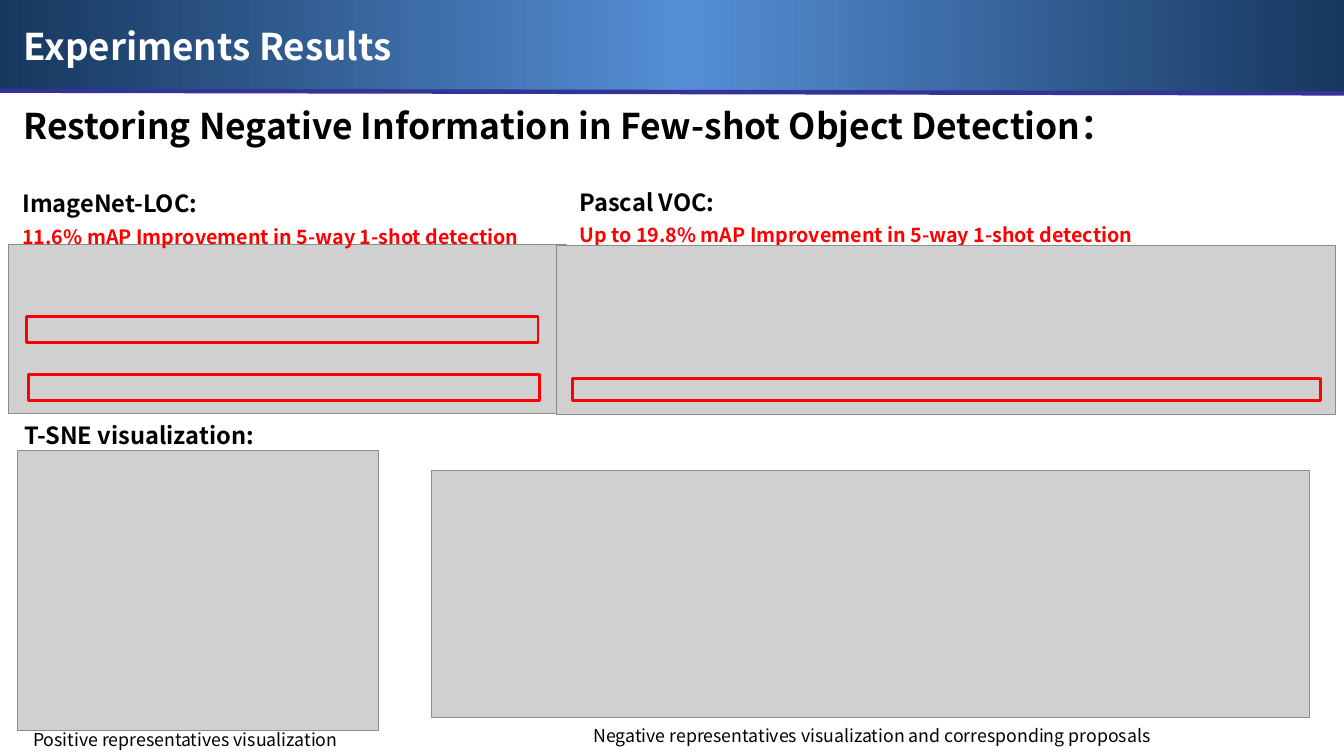
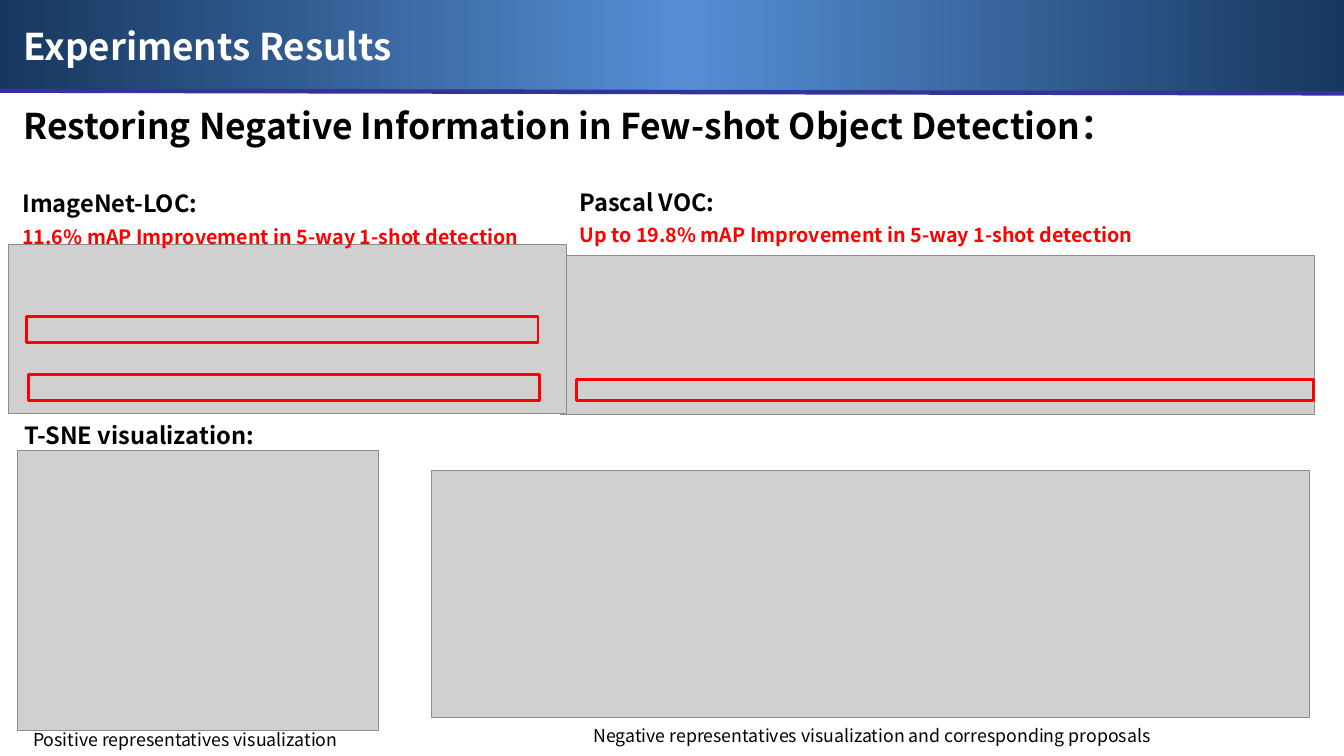
Before and after one commit to yang-yk/NP-RepMet, a slide deck: slide 7 of NP-RepMet.pptx. Drawn at 1344x756 pixels with LibreOffice and Linux fonts; fonts in the diff are those of the drawing; grey boxes stand for pictures. Boxes give left, top, right and bottom in pixels: in the first picture for what was removed or moved away, otherwise in the second. Text is boxed around its words. In the diff, an @@ line names an element or a change of style, - is before the commit and + after.

Commit message:
first commit

```diff
--- a/NP-RepMet.pptx
+++ b/NP-RepMet.pptx
@@ picture: place and size @@
-picture at box(556, 245, 1336, 415)
+picture at box(561, 255, 1315, 414)
@@ rectangle: place and size @@
-rectangle at box(573, 379, 1321, 401)
+rectangle at box(577, 379, 1314, 401)
```
